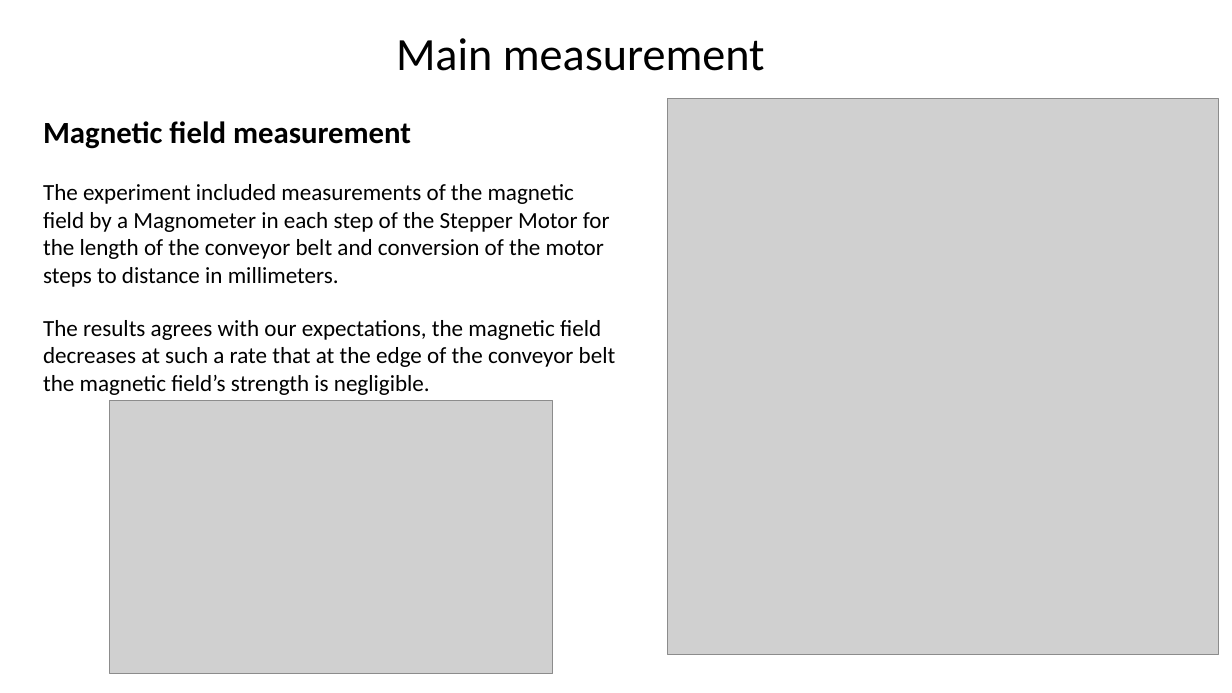
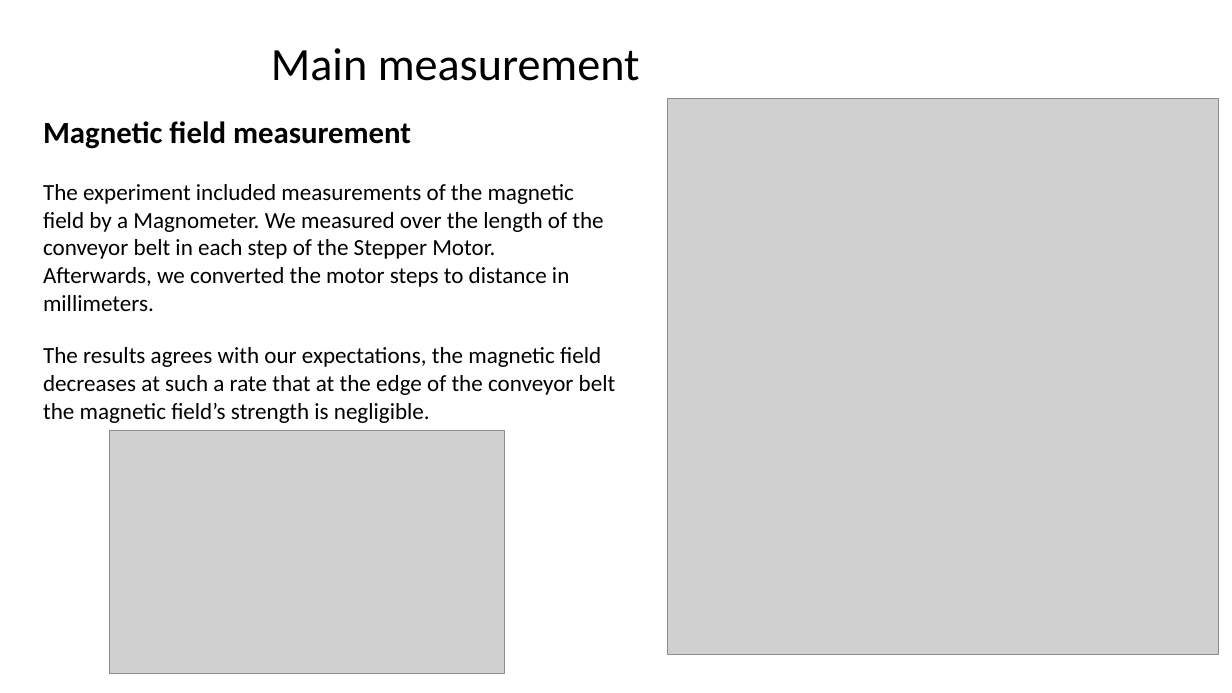
Before and after one commit to eylonk12/university_project, a slide deck: slide 6 of main/prs_2022-048p.pptx (slide 7 before the commit). Drawn at 1232x693 pixels with LibreOffice and Linux fonts; fonts in the diff are those of the drawing; grey boxes stand for pictures; background and template pictures are left out. Boxes give left, top, right and bottom in pixels: in the first picture for what was removed or moved away, otherwise in the second. Text is boxed around its words. In the diff, an @@ line names an element or a change of style, - is before the commit and + after.

```diff
--- a/main/prs_2022-048p.pptx
+++ b/main/prs_2022-048p.pptx
@@ text "Main measurement": place and size @@
-text "Main measurement" at [396,38,765,71]
+text "Main measurement" at [271,48,640,81]
@@ text at [43,184,603,311]: text changed @@
-The experiment included measurements of the magnetic field by a Magnometer in each step of the Stepper Motor for the length of the conveyor belt and conversion of the motor steps to distance in millimeters.
+The experiment included measurements of the magnetic field by a Magnometer. We measured over the length of the conveyor belt in each step of the Stepper Motor.
+Afterwards, we converted the motor steps to distance in millimeters.
@@ picture: place and size @@
-picture at [110,400,553,674]
+picture at [110,431,505,675]
```
Also in this commit, not shown: 6 other slides changed, 2 slides added, 1 slide removed, 1 other file.
